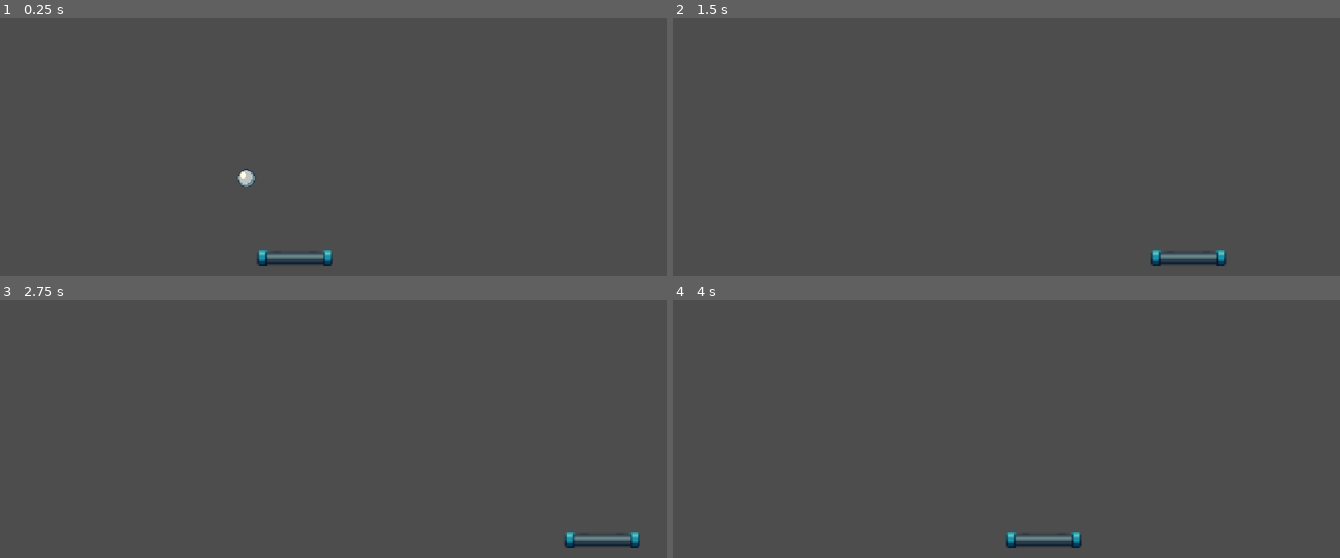
Above: before the commit, frames 1-4 (two rows, left to right).
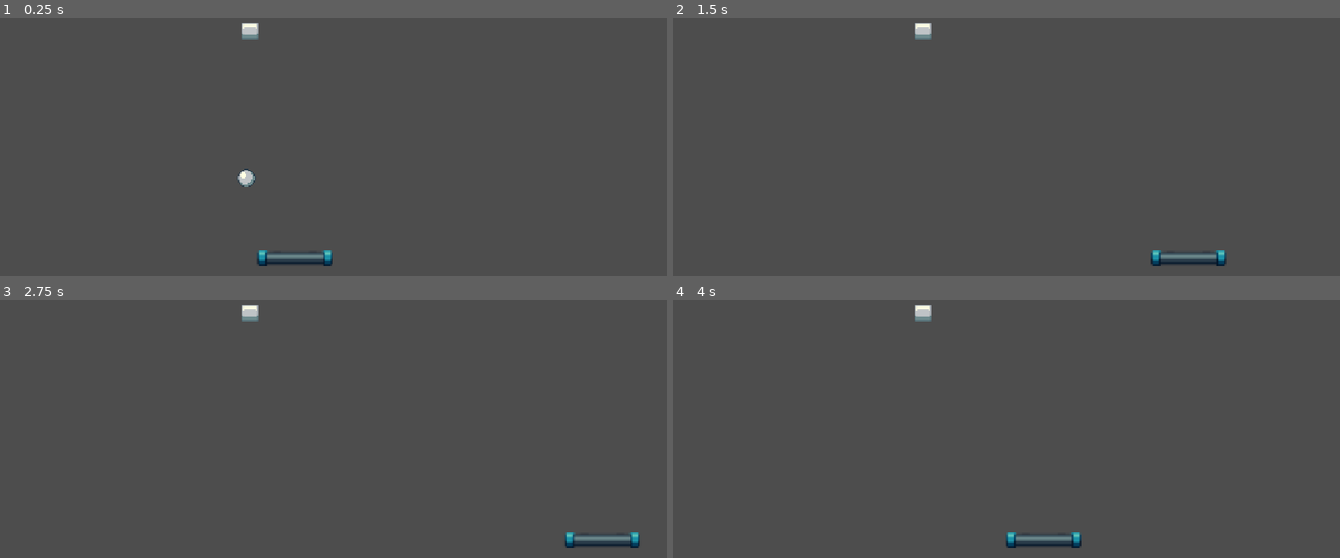
Above: after the commit, the same moments.

Repository: MashaelWaleed/breakoutgame
Game: Godot game, scene res://scenes/level.tscn
Same seed, same stepped clock (60 frames per second), same inputs: the game is played once before the commit and once after it. Before the commit the project starts from res://scens/level.tscn.
Inputs:
- Up to frame 1 (0.25 s): no input
- Up to frame 2 (1.5 s): hold Right (ui_right) 0.53-1.28 s; hold Left (ui_left) from 1.28 s (still down)
- Up to frame 3 (2.75 s): release Left (ui_left) at 2.03 s; hold Right (ui_right) from 2.03 s (still down)
- Up to frame 4 (4 s): tap Enter at 3.5 s; release Right (ui_right) at 3.53 s; hold Left (ui_left) from 3.53 s (still down)

The runs differ from the first frame. In frame 1, 0.2% of the frame differs, in the area x 36-39%, y 1-9%; in frame 2, 0.2%; in frame 3, 0.2%; in frame 4, 0.2%.

Commit message:
add block

Diff:
--- /dev/null
+++ b/scenes/block.tscn
@@ -0,0 +1,20 @@
+[gd_scene load_steps=4 format=3 uid="uid://cc7tbp4qrbmoy"]
+
+[ext_resource type="Script" uid="uid://dii4br8pcdeei" path="res://scripts/block.gd" id="1_cgrg5"]
+[ext_resource type="Texture2D" uid="uid://d3bla7583iecl" path="res://assets/BreakOut Assets.png" id="2_4kun4"]
+
+[sub_resource type="RectangleShape2D" id="RectangleShape2D_ojgcc"]
+size = Vector2(30, 30)
+
+[node name="block" type="RigidBody2D"]
+gravity_scale = 0.0
+script = ExtResource("1_cgrg5")
+
+[node name="Sprite2D" type="Sprite2D" parent="."]
+scale = Vector2(2, 2)
+texture = ExtResource("2_4kun4")
+region_enabled = true
+region_rect = Rect2(176.243, 112.318, 15.4589, 14.8644)
+
+[node name="CollisionShape2D" type="CollisionShape2D" parent="."]
+shape = SubResource("RectangleShape2D_ojgcc")
--- a/scens/level.tscn
+++ b/scenes/level.tscn
@@ -1,7 +1,9 @@
-[gd_scene load_steps=6 format=3 uid="uid://djjor3udj625g"]
+[gd_scene load_steps=8 format=3 uid="uid://djjor3udj625g"]
 
-[ext_resource type="PackedScene" uid="uid://b43x1uq415quk" path="res://scens/paddle.tscn" id="1_4hgif"]
-[ext_resource type="PackedScene" uid="uid://pf5emc2oxa8d" path="res://scens/ball.tscn" id="2_pd1qi"]
+[ext_resource type="PackedScene" uid="uid://b43x1uq415quk" path="res://scenes/paddle.tscn" id="1_4hgif"]
+[ext_resource type="Script" uid="uid://8unyo7u6plcb" path="res://scripts/level.gd" id="1_6lwcx"]
+[ext_resource type="PackedScene" uid="uid://pf5emc2oxa8d" path="res://scenes/ball.tscn" id="2_pd1qi"]
+[ext_resource type="PackedScene" uid="uid://cc7tbp4qrbmoy" path="res://scenes/block.tscn" id="4_mx8sn"]
 
 [sub_resource type="CapsuleShape2D" id="CapsuleShape2D_pd1qi"]
 height = 774.0
@@ -13,6 +15,7 @@
 size = Vector2(676.998, 27.5648)
 
 [node name="level" type="Node2D"]
+script = ExtResource("1_6lwcx")
 metadata/_edit_vertical_guides_ = [-97259.0]
 
 [node name="paddle" parent="." instance=ExtResource("1_4hgif")]
@@ -37,5 +40,7 @@
 [node name="right" type="CollisionShape2D" parent="walls"]
 position = Vector2(1172.37, 318.505)
 rotation = 1.57036
-scale = Vector2(1, 1)
 shape = SubResource("RectangleShape2D_s40gg")
+
+[node name="block" parent="." instance=ExtResource("4_mx8sn")]
+position = Vector2(434, 227)
--- a/scripts/ball.gd
+++ b/scripts/ball.gd
@@ -16,6 +16,8 @@
 
 		if collision:
 			velocity=velocity.bounce(collision.get_normal())
+			if  collision.get_collider().has_method("hit"): #check if it is a block
+				collision.get_collider().hit()
 
 		if(velocity.y >0 and velocity.y<100 )	:
 			velocity.y = -200
--- /dev/null
+++ b/scripts/block.gd
@@ -0,0 +1,17 @@
+extends RigidBody2D
+
+
+# Called when the node enters the scene tree for the first time.
+func _ready() -> void:
+	pass # Replace with function body.
+
+
+# Called every frame. 'delta' is the elapsed time since the previous frame.
+func _process(delta: float) -> void:
+	pass
+func hit():
+	$Sprite2D.visible=false
+	$CollisionShape2D.disabled = true
+	#do not delete it directly so that we can add sounds and effects here
+	await get_tree().create_timer(1).timeout
+	queue_free()
--- /dev/null
+++ b/scripts/level.gd
@@ -0,0 +1,11 @@
+extends Node2D
+
+
+# Called when the node enters the scene tree for the first time.
+func _ready() -> void:
+	pass # Replace with function body.
+
+
+# Called every frame. 'delta' is the elapsed time since the previous frame.
+func _process(delta: float) -> void:
+	pass
Renamed: scens/ball.tscn -> scenes/ball.tscn
Renamed: scens/paddle.tscn -> scenes/paddle.tscn
Not shown, added: scripts/block.gd.uid
Not shown, added: scripts/level.gd.uid
Not shown, added: scenes/ball.tscn1603108744.tmp
